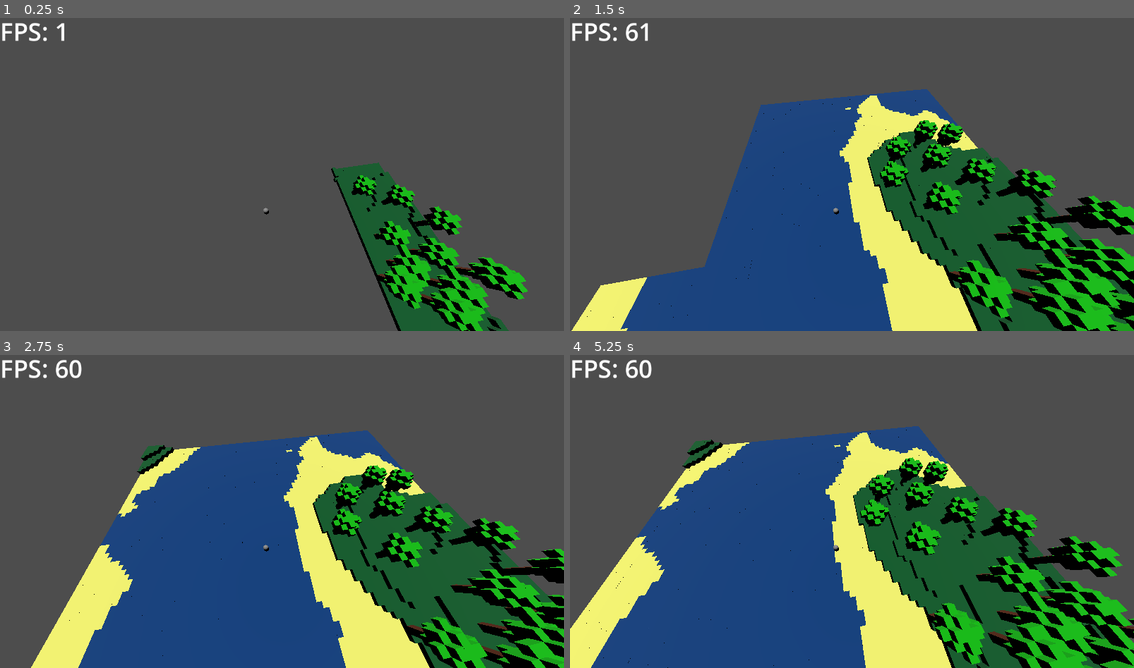
Above: before the commit, frames 1-4 (two rows, left to right).
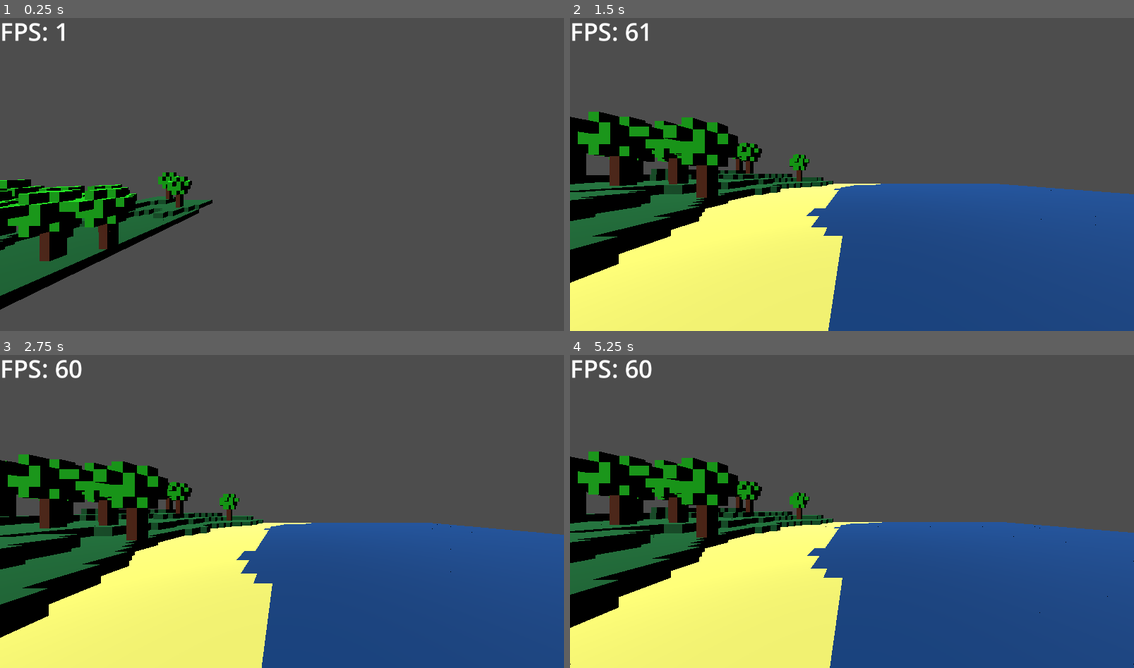
Above: after the commit, the same moments.

Repository: AlbinHorlaville/open-world-lego
Game: Godot game, scene res://levels/main.tscn
Two runs of this game, one before a commit and one after it. Both use one fixed random seed, a clock stepped at 60 frames per second and the inputs below.
Inputs:
- Up to frame 1 (0.25 s): no input
- Up to frame 2 (1.5 s): tap Enter (ui_accept) at 0.5, 0.6 s; hold Right (ui_right) 0.53-1.28 s; tap Space (jump, bound only after the commit) at 0.77, 0.8, 1.07, 1.35 s; hold Down (ui_down) from 1.28 s (still down)
- Up to frame 3 (2.75 s): tap Space (jump, bound only after the commit) at 1.52, 1.82, 2.3 s; tap Enter (ui_accept) at 1.55, 2.1 s; release Down (ui_down) at 2.03 s; hold Right (ui_right) from 2.03 s (still down)
- Up to frame 4 (5.25 s): release Right (ui_right) at 2.78 s; hold Up (ui_up) 2.78-3.53 s; tap Enter (ui_accept) at 2.85, 4.35, 5.1 s; tap Space (jump, bound only after the commit) at 3.02, 3.32, 3.6, 3.77, 4.07, 4.52, 4.82 s; hold Left (ui_left) 3.53-5.03 s; hold Down (ui_down) from 5.03 s (still down)

The runs differ from the first frame. In frame 1, 18% of the frame differs, in the area x 0-94%, y 46-100%; in frame 2, 59%; in frame 3, 57%; in frame 4, 61%, in the area x 0-100%, y 22-100%.

Commit message:
Commit des mouvement et jump player

Diff:
--- a/OpenWorldLego/actor/player.gd
+++ b/OpenWorldLego/actor/player.gd
@@ -17,12 +17,11 @@
 		velocity.y -= gravity * delta
 
 	# Handle jump.
-	if Input.is_action_just_pressed("ui_accept") and is_on_floor():
+	if Input.is_action_just_pressed("jump") and is_on_floor():
 		velocity.y = JUMP_VELOCITY
 
 	# Get the input direction and handle the movement/deceleration.
-	# As good practice, you should replace UI actions with custom gameplay actions.
-	var input_dir := Input.get_vector("ui_left", "ui_right", "ui_up", "ui_down")
+	var input_dir := Input.get_vector("move_left", "move_right", "move_forward", "move_back")
 	var direction := (transform.basis * Vector3(input_dir.x, 0, input_dir.y)).normalized()
 	if direction:
 		velocity.x = direction.x * SPEED
--- a/OpenWorldLego/levels/main.tscn
+++ b/OpenWorldLego/levels/main.tscn
@@ -20,7 +20,7 @@
 transform = Transform3D(1, 0, 0, 0, 1, 0, 0, 0, 1, 2.08165e-12, 5, 2.08165e-12)
 
 [node name="Camera3D" type="Camera3D" parent="Player"]
-transform = Transform3D(-0.987794, -0.139096, 0.0701018, -0.00803732, 0.494972, 0.868872, -0.155555, 0.857703, -0.490049, -2.45818, 25.1483, -5.97979)
+transform = Transform3D(0.999999, 0, 0, 0, 1, 0, 0, 0, 1, 0, 1.8, 0)
 fov = 104.062
 
 [node name="Label" type="Label" parent="."]
--- a/OpenWorldLego/project.godot
+++ b/OpenWorldLego/project.godot
@@ -18,3 +18,31 @@
 [dotnet]
 
 project/assembly_name="OpenWorldLego"
+
+[input]
+
+move_right={
+"deadzone": 0.5,
+"events": [Object(InputEventKey,"resource_local_to_scene":false,"resource_name":"","device":-1,"window_id":0,"alt_pressed":false,"shift_pressed":false,"ctrl_pressed":false,"meta_pressed":false,"pressed":false,"keycode":0,"physical_keycode":0,"key_label":68,"unicode":100,"echo":false,"script":null)
+]
+}
+move_left={
+"deadzone": 0.5,
+"events": [Object(InputEventKey,"resource_local_to_scene":false,"resource_name":"","device":0,"window_id":0,"alt_pressed":false,"shift_pressed":false,"ctrl_pressed":false,"meta_pressed":false,"pressed":false,"keycode":0,"physical_keycode":0,"key_label":81,"unicode":0,"echo":false,"script":null)
+]
+}
+move_forward={
+"deadzone": 0.5,
+"events": [Object(InputEventKey,"resource_local_to_scene":false,"resource_name":"","device":0,"window_id":0,"alt_pressed":false,"shift_pressed":false,"ctrl_pressed":false,"meta_pressed":false,"pressed":false,"keycode":0,"physical_keycode":0,"key_label":90,"unicode":0,"echo":false,"script":null)
+]
+}
+move_back={
+"deadzone": 0.5,
+"events": [Object(InputEventKey,"resource_local_to_scene":false,"resource_name":"","device":-1,"window_id":0,"alt_pressed":false,"shift_pressed":false,"ctrl_pressed":false,"meta_pressed":false,"pressed":false,"keycode":0,"physical_keycode":0,"key_label":83,"unicode":115,"echo":false,"script":null)
+]
+}
+jump={
+"deadzone": 0.5,
+"events": [Object(InputEventKey,"resource_local_to_scene":false,"resource_name":"","device":-1,"window_id":0,"alt_pressed":false,"shift_pressed":false,"ctrl_pressed":false,"meta_pressed":false,"pressed":false,"keycode":0,"physical_keycode":0,"key_label":32,"unicode":32,"echo":false,"script":null)
+]
+}
